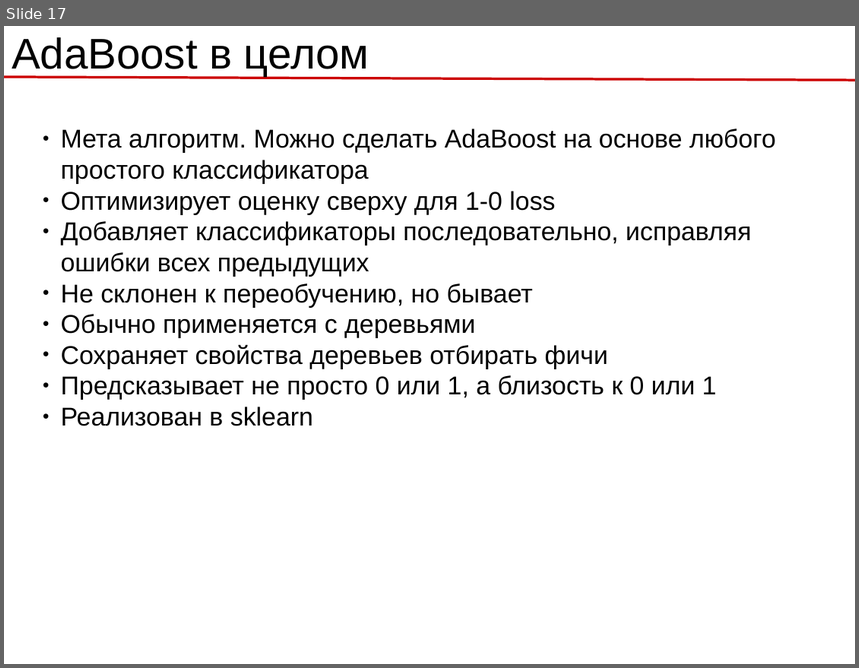
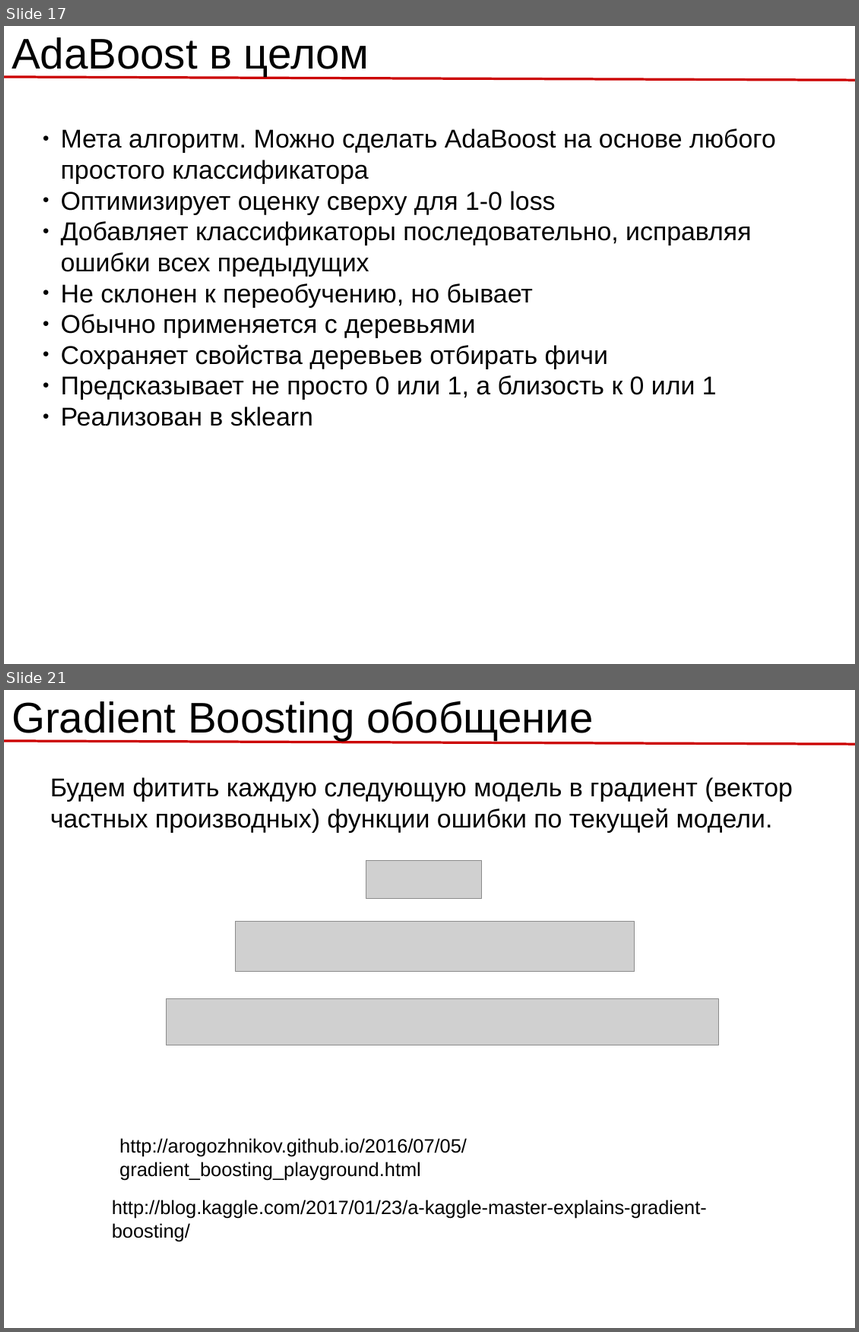
Before and after one commit to rykachevskiy/239, a slide deck: 5.Ensembles/5.2.Ensembles.odp. Shown one above the other, each under a label of ours: slide 17 before the commit, slides 17 and 21 after it; the slides between them are not shown. The pictures are 859x668 and 859x1332 pixels, drawn with LibreOffice and Linux fonts; fonts in the diff are those of the drawing; grey boxes stand for pictures. Boxes give left, top, right and bottom in pixels: in the first picture for what was removed or moved away, otherwise in the second. Text is boxed around its words. In the diff, an @@ line names an element or a change of style, - is before the commit and + after.

```diff
--- a/5.Ensembles/5.2.Ensembles.odp
+++ b/5.Ensembles/5.2.Ensembles.odp
@@ slide 21 added at [4,690,855,1328], background #FFFFFF; not listed: 1 template element that a slide beside it also shows @@
@@ title added at [12,701,593,741], 40 pt, text #000000 @@
+Gradient Boosting обобщение
@@ text added at [50,777,793,832], 24 pt, text #000000 @@
+Будем фитить каждую следующую модель в градиент (вектор частных производных) функции ошибки по текущей модели.
@@ picture added at [367,861,481,898] @@
@@ picture added at [236,922,635,972] @@
@@ picture added at [166,999,719,1046] @@
@@ text added at [120,1138,467,1180], 18 pt, text #000000 @@
+http://arogozhnikov.github.io/2016/07/05/gradient_boosting_playground.html
@@ text added at [112,1200,707,1242], 18 pt, text #000000 @@
+http://blog.kaggle.com/2017/01/23/a-kaggle-master-explains-gradient-boosting/
```
Also in this commit, not shown: 1 slide changed, 13 other slides added, 2 slides removed, 4 other files.
